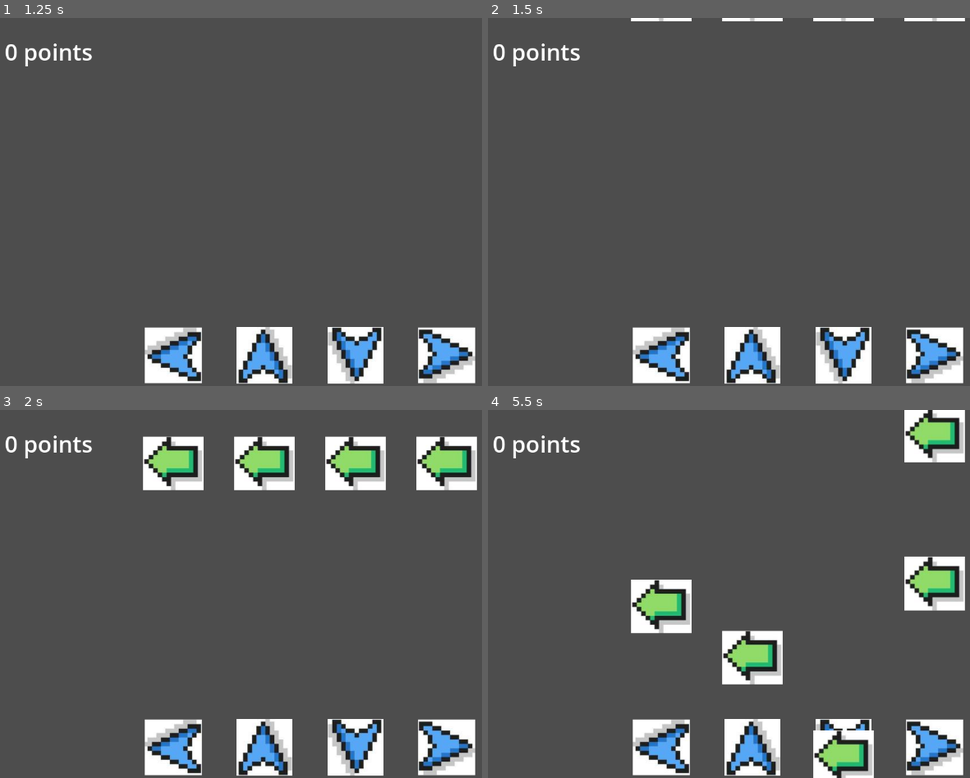
Above: before the commit, frames 1-4 (two rows, left to right).
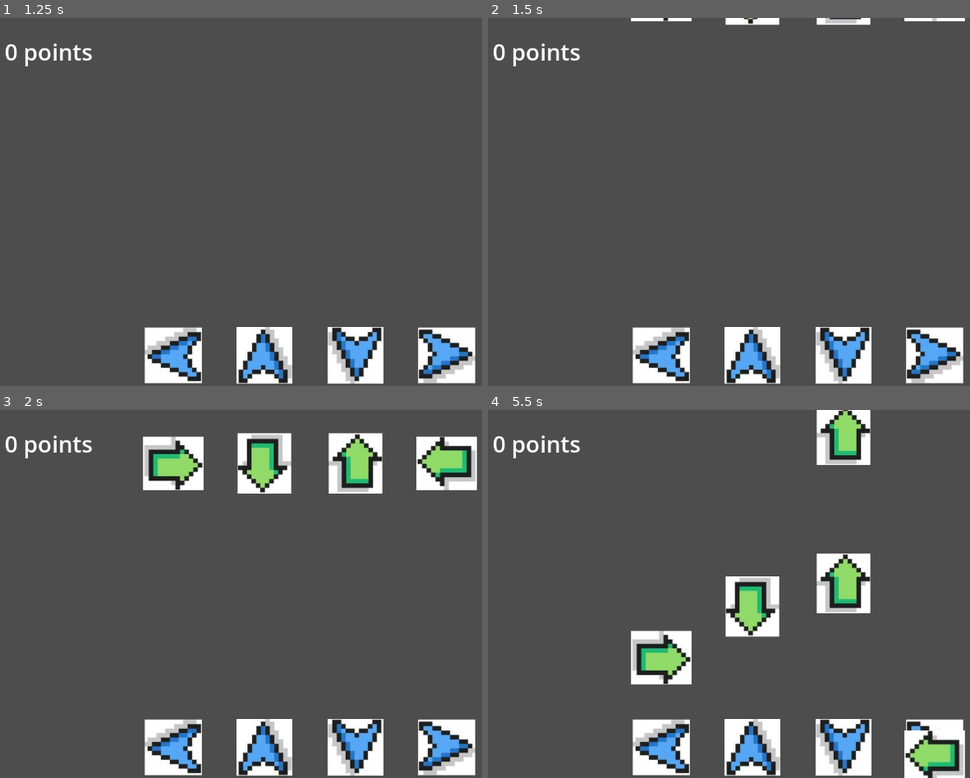
Above: after the commit, the same moments.

Repository: HapKat/Bird-Song
Game: Godot game, scene res://levels/game_level.tscn
Two runs of this game, one before a commit and one after it. Both use one fixed random seed, a clock stepped at 60 frames per second and the inputs below.
Inputs:
- Up to frame 1 (1.25 s): tap Enter at 0.5 s
- Up to frame 2 (1.5 s): tap Space at 1.25 s
- Up to frame 3 (2 s): no input
- Up to frame 4 (5.5 s): no input

Frame 1 is identical in both runs. In frame 2, 0.4% of the frame differs, in the area x 35-81%, y 0-3%; in frame 3, 3.9%; in frame 4, 17%, in the area x 29-99%, y 0-100%.

Commit message:
continued with tutorial

Diff:
--- a/kl.gd
+++ b/kl.gd
@@ -3,32 +3,27 @@
 @onready var falling_key = preload("res://objects/falling_key.tscn")
 @export var key_name: String = ""
 
-var falling_key_queue = []
+var falling_key_queue: Array[FallingKey] = []
 
 func _process(delta: float) -> void:
 
 	if falling_key_queue.size() > 0:
-		var front_key = falling_key_queue.front()
-
-		if !is_instance_valid(front_key):
-			falling_key_queue.pop_front()
-			return
-
-		if front_key.has_passed:
+		if falling_key_queue.front().has_passed:
 			falling_key_queue.pop_front()
 
 		if Input.is_action_just_pressed(key_name):
-			print("key pressed")
-			var key_to_pop = falling_key_queue.pop_front()
+			var key_to_pop: FallingKey = falling_key_queue.pop_front()
+			if key_to_pop is FallingKey:
 
-			var distance_from_pass = abs(key_to_pop.pass_threshold - key_to_pop.y)
-			print(distance_from_pass)
-			key_to_pop.queue_free()
+				var distance_from_pass = abs(key_to_pop.pass_threshold - key_to_pop.global_position.y)
+				Signas.IncrementScore.emit(100)
+				print(distance_from_pass)
+				key_to_pop.queue_free()
 
 
 func CreatFallingKey():
 	var fk_inst = falling_key.instantiate()
-	get_tree().get_root().call_deferred("add_child", fk_inst)
+	add_child(fk_inst)
 	fk_inst.Setup(position.x, global_position.y)
 
 	falling_key_queue.push_back(fk_inst)
--- a/levels/falling_key.gd
+++ b/levels/falling_key.gd
@@ -1,3 +1,4 @@
+class_name FallingKey
 extends Sprite2D
 
 @export var fall_speed: float = 4.5
@@ -6,7 +7,7 @@
 
 # true if falling key has passed the allowed input frame
 var has_passed: bool = false
-var pass_threshold = -200
+var pass_threshold = 250
 
 func _init():
 	set_process(false)
@@ -17,7 +18,7 @@
 	global_position += Vector2(0, fall_speed)
 
 	# Find out how long it takes for arrow to reach critical spot
-	if (global_position.y < pass_threshold and !$Timer.is_stopped()):
+	if (global_position.y > pass_threshold and !$Timer.is_stopped()):
 		# print($Timer.wait_time - $Timer.time_left)
 		$Timer.stop()
 		has_passed = true
@@ -32,6 +33,7 @@
 
 	# Set the starting Y position (way off screen)
 	global_position.y = -500
+	set_process(true)
 
 
 func _on_destroy_timer_timeout() -> void:
--- a/levels/game_level.tscn
+++ b/levels/game_level.tscn
@@ -7,24 +7,24 @@
 
 [node name="Camera2D" type="Camera2D" parent="."]
 
-[node name="button_right" parent="." instance=ExtResource("1_qc6i3")]
+[node name="button_down" parent="." instance=ExtResource("1_qc6i3")]
 position = Vector2(80, 270)
 rotation = 1.5707964
+key_name = "button_down"
+
+[node name="button_left" parent="." instance=ExtResource("1_qc6i3")]
+position = Vector2(-240, 270)
+rotation = 3.1415927
+key_name = "button_left"
+
+[node name="button_right" parent="." instance=ExtResource("1_qc6i3")]
+position = Vector2(240, 270)
 key_name = "button_right"
 
 [node name="button_up" parent="." instance=ExtResource("1_qc6i3")]
-position = Vector2(-240, 270)
-rotation = 3.1415927
-key_name = "button_up"
-
-[node name="button_down" parent="." instance=ExtResource("1_qc6i3")]
-position = Vector2(240, 270)
-key_name = "button_down"
-
-[node name="button_left" parent="." instance=ExtResource("1_qc6i3")]
 position = Vector2(-80, 270)
 rotation = -1.5707964
-key_name = "button_left"
+key_name = "button_up"
 
 [node name="GameUI" parent="." instance=ExtResource("2_sklrn")]
 anchors_preset = 0
--- /dev/null
+++ b/levels/game_ui.gd
@@ -0,0 +1,11 @@
+extends Control
+
+var score: int = 0
+
+# Called when the node enters the scene tree for the first time.
+func _ready() -> void:
+	Signas.IncrementScore.connect(IncrementScore)
+
+func IncrementScore(incr: int):
+	score += incr
+	$%ScoreLabel.text = str(score) + "pts"
--- a/levels/game_ui.tscn
+++ b/levels/game_ui.tscn
@@ -1,4 +1,6 @@
-[gd_scene load_steps=2 format=3 uid="uid://cg5y5rl8mrc7q"]
+[gd_scene load_steps=3 format=3 uid="uid://cg5y5rl8mrc7q"]
+
+[ext_resource type="Script" uid="uid://cur5h6w27vhue" path="res://levels/game_ui.gd" id="1_451jp"]
 
 [sub_resource type="FontVariation" id="FontVariation_4uv1i"]
 
@@ -9,10 +11,12 @@
 anchor_bottom = 1.0
 grow_horizontal = 2
 grow_vertical = 2
+script = ExtResource("1_451jp")
 
 [node name="CanvasLayer" type="CanvasLayer" parent="."]
 
-[node name="RichTextLabel" type="RichTextLabel" parent="CanvasLayer"]
+[node name="ScoreLabel" type="RichTextLabel" parent="CanvasLayer"]
+unique_name_in_owner = true
 offset_left = 40.0
 offset_top = 32.0
 offset_right = 224.0
--- a/objects/signal.gd
+++ b/objects/signal.gd
@@ -1,11 +1,3 @@
 extends Node2D
 
-
-# Called when the node enters the scene tree for the first time.
-func _ready() -> void:
-	pass # Replace with function body.
-
-
-# Called every frame. 'delta' is the elapsed time since the previous frame.
-func _process(delta: float) -> void:
-	pass
+signal IncrementScore(incr : int)
--- a/objects/signal.tscn
+++ b/objects/signal.tscn
@@ -2,5 +2,5 @@
 
 [ext_resource type="Script" uid="uid://cq3pb6aoppjgr" path="res://objects/signal.gd" id="1_tsiku"]
 
-[node name="Signal" type="Node2D"]
+[node name="Signas" type="Node2D"]
 script = ExtResource("1_tsiku")
--- a/project.godot
+++ b/project.godot
@@ -15,25 +15,33 @@
 config/features=PackedStringArray("4.5", "Forward Plus")
 config/icon="res://icon.svg"
 
+[autoload]
+
+Signas="*res://objects/signal.gd"
+
 [input]
 
 button_right={
 "deadzone": 0.2,
 "events": [Object(InputEventKey,"resource_local_to_scene":false,"resource_name":"","device":-1,"window_id":0,"alt_press …(192 unchanged characters)…
+, Object(InputEventKey,"resource_local_to_scene":false,"resource_name":"","device":-1,"window_id":0,"alt_pressed":false,"shift_pressed":false,"ctrl_pressed":false,"meta_pressed":false,"pressed":false,"keycode":0,"physical_keycode":4194321,"key_label":0,"unicode":0,"location":0,"echo":false,"script":null)
 ]
 }
 button_up={
 "deadzone": 0.2,
 "events": [Object(InputEventKey,"resource_local_to_scene":false,"resource_name":"","device":-1,"window_id":0,"alt_press …(192 unchanged characters)…
+, Object(InputEventKey,"resource_local_to_scene":false,"resource_name":"","device":-1,"window_id":0,"alt_pressed":false,"shift_pressed":false,"ctrl_pressed":false,"meta_pressed":false,"pressed":false,"keycode":0,"physical_keycode":4194320,"key_label":0,"unicode":0,"location":0,"echo":false,"script":null)
 ]
 }
 button_down={
 "deadzone": 0.2,
 "events": [Object(InputEventKey,"resource_local_to_scene":false,"resource_name":"","device":-1,"window_id":0,"alt_press …(192 unchanged characters)…
+, Object(InputEventKey,"resource_local_to_scene":false,"resource_name":"","device":-1,"window_id":0,"alt_pressed":false,"shift_pressed":false,"ctrl_pressed":false,"meta_pressed":false,"pressed":false,"keycode":0,"physical_keycode":4194322,"key_label":0,"unicode":0,"location":0,"echo":false,"script":null)
 ]
 }
 button_left={
 "deadzone": 0.2,
 "events": [Object(InputEventKey,"resource_local_to_scene":false,"resource_name":"","device":-1,"window_id":0,"alt_press …(192 unchanged characters)…
+, Object(InputEventKey,"resource_local_to_scene":false,"resource_name":"","device":-1,"window_id":0,"alt_pressed":false,"shift_pressed":false,"ctrl_pressed":false,"meta_pressed":false,"pressed":false,"keycode":0,"physical_keycode":4194319,"key_label":0,"unicode":0,"location":0,"echo":false,"script":null)
 ]
 }
Not shown, added: levels/game_ui.gd.uid
